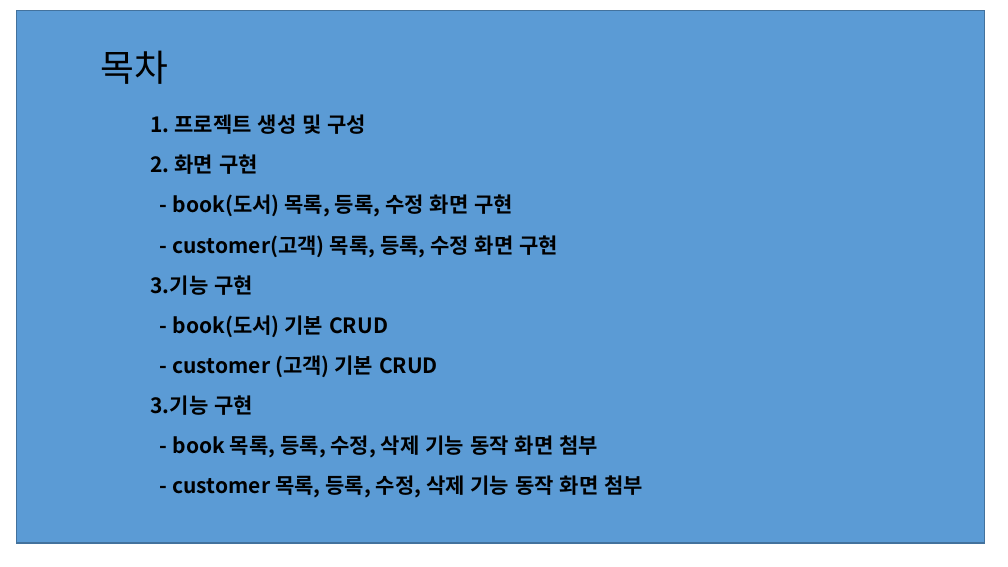
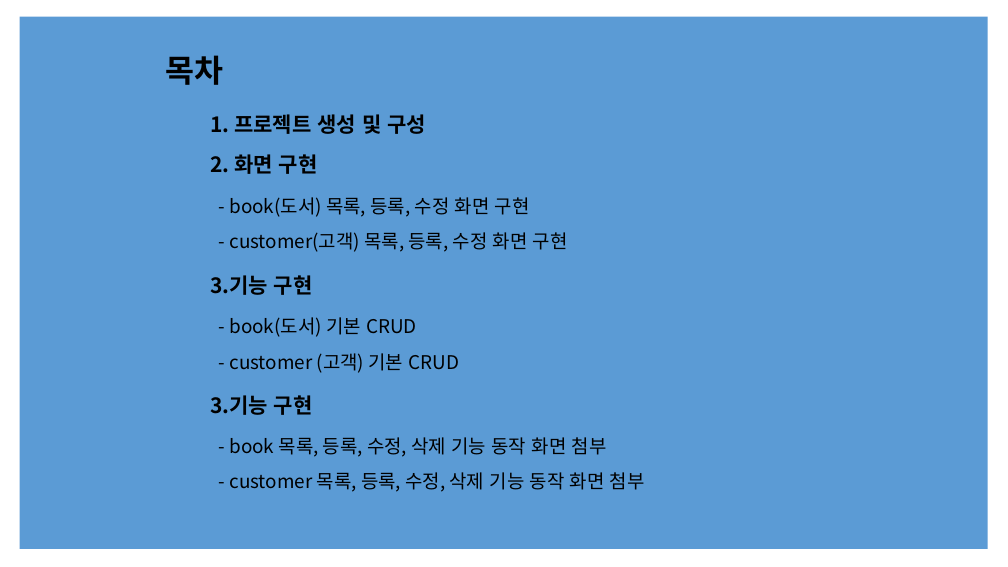
Before and after one commit to GGGGGGGGGGGGGGGil/Performance-Evaluation, a slide deck: slide 2 of 10.모던 웹 애플리케이션 개발2/모던 웹 애플리케이션 개발2_길은섭.pptx. Drawn at 1008x567 pixels with LibreOffice and Linux fonts; fonts in the diff are those of the drawing. Boxes give left, top, right and bottom in pixels: in the first picture for what was removed or moved away, otherwise in the second. Text is boxed around its words. In the diff, an @@ line names an element or a change of style, - is before the commit and + after.

```diff
--- a/10.모던 웹 애플리케이션 개발2/모던 웹 애플리케이션 개발2_길은섭.pptx
+++ b/10.모던 웹 애플리케이션 개발2/모던 웹 애플리케이션 개발2_길은섭.pptx
@@ rectangle: place and size @@
-rectangle at box(17, 11, 985, 543)
+rectangle at box(20, 17, 988, 549)
@@ rectangle at box(20, 17, 988, 549): outline #43739E 1 pt to none @@
@@ 7 texts, 1 title: place and size @@
-7 texts, 1 title at box(101, 50, 598, 457)
+7 texts, 1 title at box(165, 55, 607, 457)
@@ title "목차" at box(165, 55, 223, 85): size 35 to 30 pt, bold on @@
@@ size 20 to 18 pt, bold off in 6 elements at box(229, 197, 530, 217), box(229, 317, 417, 337), box(229, 437, 607, 457), box(229, 232, 568, 252), box(229, 353, 460, 373), box(229, 472, 645, 492) @@
@@ 3 texts: place and size @@
-3 texts at box(173, 235, 643, 497)
+3 texts at box(229, 232, 645, 492)
```
Also in this commit, not shown: 7 other slides changed, 2 slides added, 1 other file.
